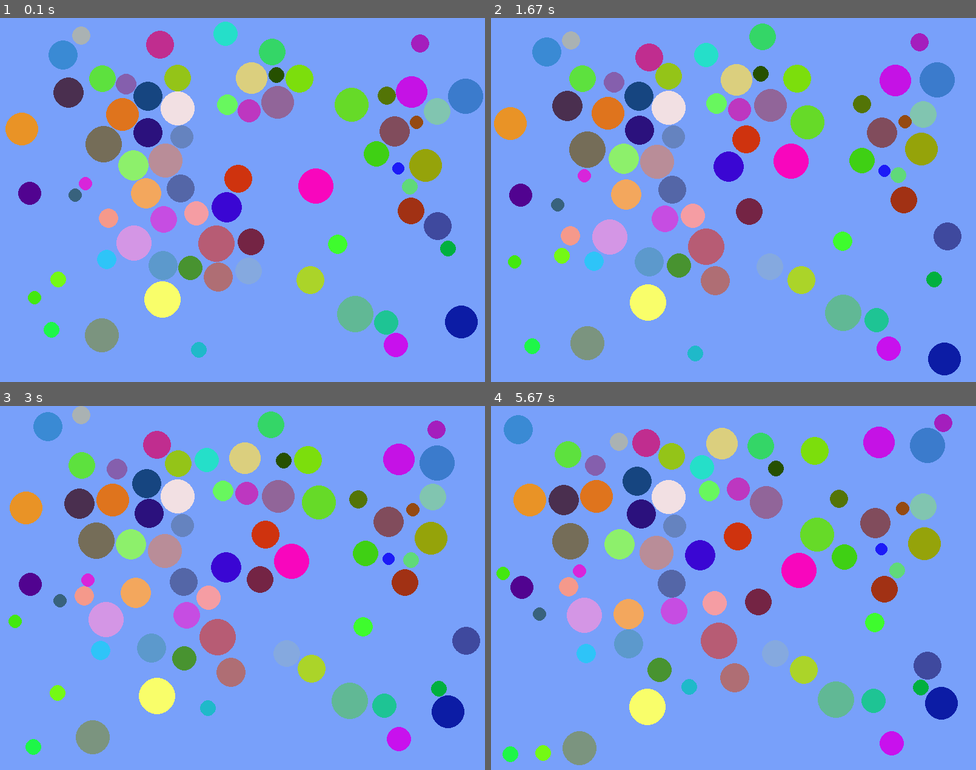
Above: before the commit, frames 1-4 (two rows, left to right).
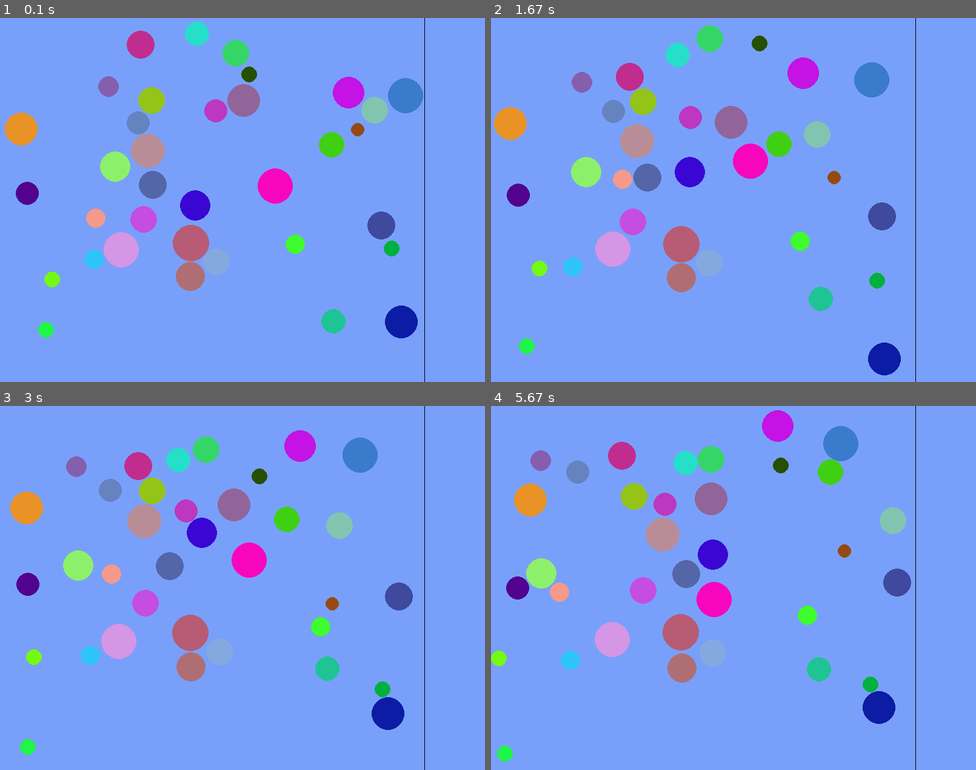
Above: after the commit, the same moments.

Repository: maciejbac/pyGame
Game: pygame game, started from main.py
The game is run twice, just before and just after one commit, with the same random seed, the same clock (stepped at 60 frames per second) and the same inputs.
Inputs (mouse positions are in pixels of both pictures, inside the frame that each line leads up to):
- Up to frame 1 (0.1 s): no input
- Up to frame 2 (1.67 s): press the mouse at (733, 221) at 0.37 s; move the mouse to (675, 214) at 0.47 s; release the mouse at (617, 203) at 0.6 s
- Up to frame 3 (3 s): no input
- Up to frame 4 (5.67 s): click (626, 522) at 4.72 s; press the mouse at (626, 522) at 5.03 s; move the mouse to (626, 522) at 5.13 s; release the mouse at (626, 522) at 5.27 s; click (655, 471) at 5.38 s

The runs differ from the first frame. In frame 1, 27% of the frame differs, in the area x 1-100%, y 0-100%; in frame 2, 28%; in frame 3, 28%; in frame 4, 28%, in the area x 0-97%, y 0-100%.

Commit message:
Moved game drawing routine to a separate function in order to clean up the main game loop

Diff:
--- a/main.py
+++ b/main.py
@@ -9,11 +9,11 @@
 RED = (255, 0, 0)
 running = True
 (window_width, window_height) = (800, 600)
-(game_width, game_height) = (window_width, window_height)
+(game_width, game_height) = (window_width - 100, window_height)
 selected_particle = None
 background_color = (120, 160, 250)
 pygame.display.set_caption('Ball game')
-particle_count = 70
+particle_count = 35
 gravity_on = False
 gravity = (math.pi, 0.02)
 mass_of_air = 0.01
@@ -149,8 +149,8 @@
 
 
 def init_test_particles():
-    test_particle1 = Particle(game_width/2, 100, 30, 1.00 * 50 ** 2)
-    test_particle2 = Particle(game_width/2, 200, 30, 1.00 * 10 ** 2)
+    test_particle1 = Particle(game_width / 2, 100, 30, 1.00 * 50 ** 2)
+    test_particle2 = Particle(game_width / 2, 200, 30, 1.00 * 10 ** 2)
 
     test_particle1.speed = 0.0
     test_particle1.angle = random.uniform(0, math.pi * 2)
@@ -162,25 +162,10 @@
     my_particles.append(test_particle2)
 
 
-init_random_particles()
-# init_test_particles()
-
-# Main loop of the program
-while running:
-    # Listen for Quit message from the X button on the window
-    for event in pygame.event.get():
-        if event.type == pygame.QUIT:
-            running = False
-        # Detect mouse click, if the user clicked on a particle
-        if event.type == pygame.MOUSEBUTTONDOWN:
-            (mouseX, mouseY) = pygame.mouse.get_pos()
-            selected_particle = find_particle(my_particles, mouseX, mouseY)
-
-        elif event.type == pygame.MOUSEBUTTONUP:
-            selected_particle = None
-
+def draw_game():
     # Reset the scene
     screen.fill(background_color)
+    pygame.draw.line(screen, (0, 0, 0), (game_width, 0), (game_width, game_height))
 
     # Iterate through all particle objects
     for i, particle in enumerate(my_particles):
@@ -210,3 +195,23 @@
 
     # Swap the frame buffer
     pygame.display.flip()
+
+
+init_random_particles()
+# init_test_particles()
+
+# Main loop of the program
+while running:
+    # Listen for Quit message from the X button on the window
+
+    for event in pygame.event.get():
+        if event.type == pygame.QUIT:
+            running = False
+        # Detect mouse click, if the user clicked on a particle
+        if event.type == pygame.MOUSEBUTTONDOWN:
+            (sel_mouseX, sel_mouseY) = pygame.mouse.get_pos()
+            selected_particle = find_particle(my_particles, sel_mouseX, sel_mouseY)
+        elif event.type == pygame.MOUSEBUTTONUP:
+            selected_particle = None
+
+    draw_game()
